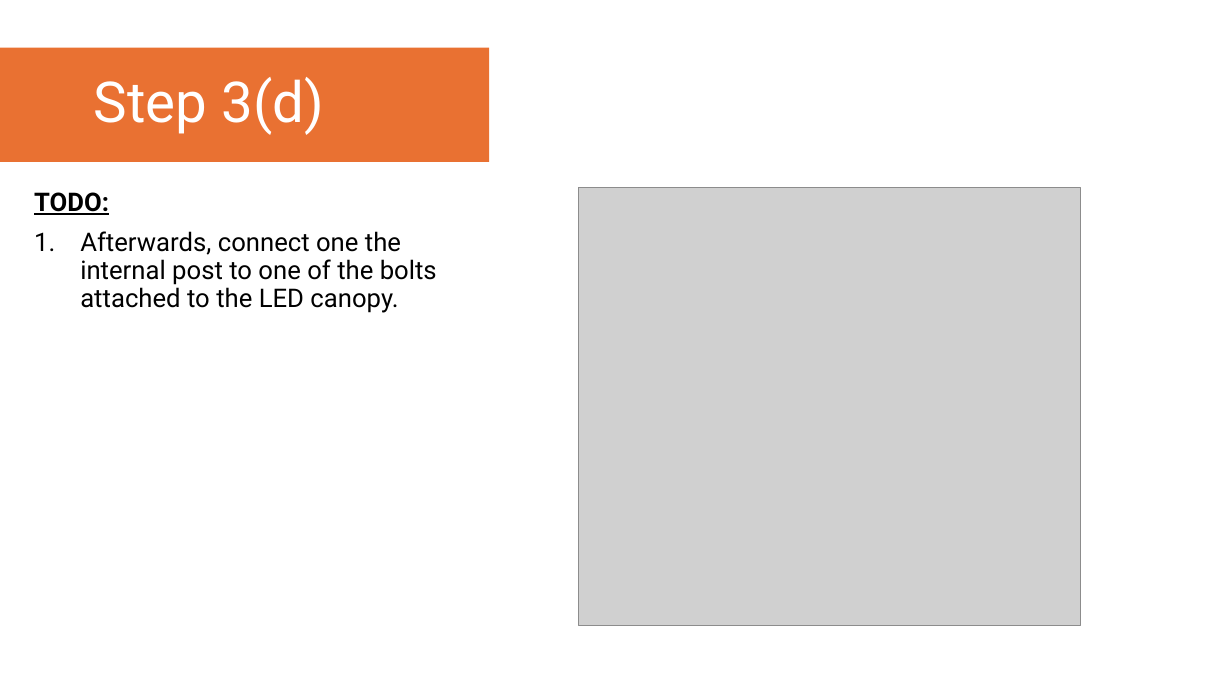
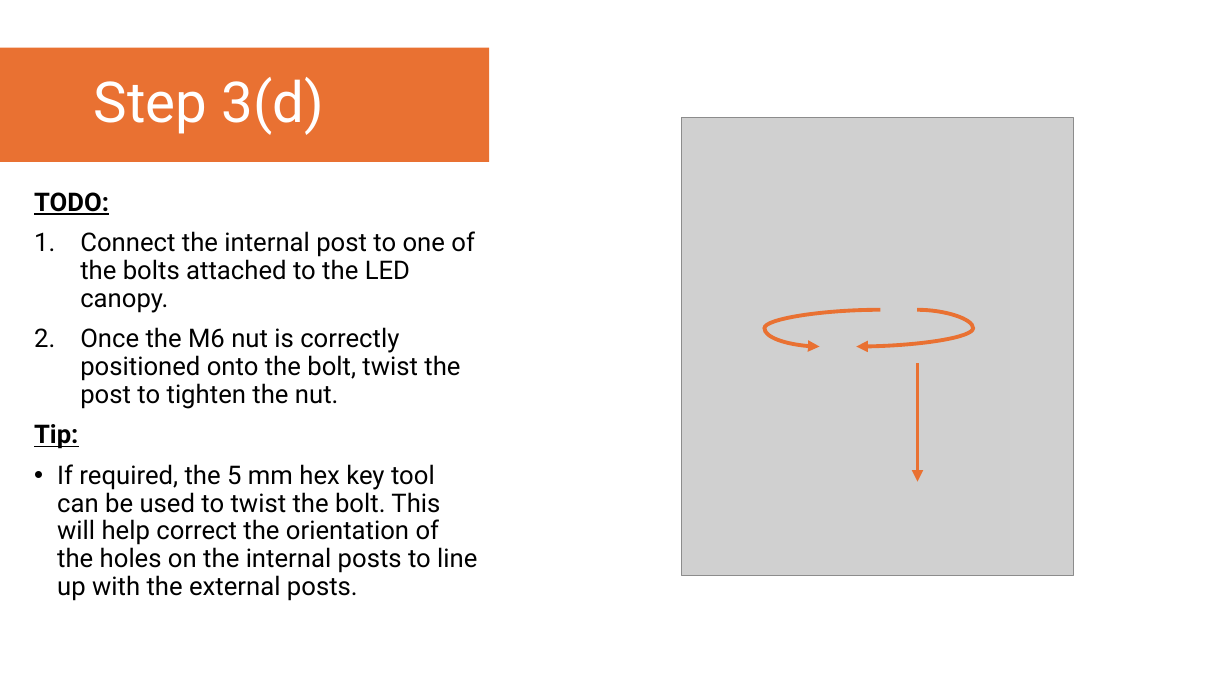
Before and after one commit to YoItsLewis/Open-Fourier-Ptychographic-Microscopy, a slide deck: slide 13 of Assembly Instructions/OpenFPM - Illuminator Assembly Instructions.pptx (slide 14 before the commit). Drawn at 1232x693 pixels with LibreOffice and Linux fonts; fonts in the diff are those of the drawing; grey boxes stand for pictures. Boxes give left, top, right and bottom in pixels: in the first picture for what was removed or moved away, otherwise in the second. Text is boxed around its words. In the diff, an @@ line names an element or a change of style, - is before the commit and + after.

```diff
--- a/Assembly Instructions/OpenFPM - Illuminator Assembly Instructions.pptx
+++ b/Assembly Instructions/OpenFPM - Illuminator Assembly Instructions.pptx
@@ picture: place and size @@
-picture at <box>579,188,1081,625</box>
+picture at <box>682,117,1074,576</box>
@@ text at <box>34,231,477,601</box>: text changed @@
-1. Afterwards, connect one the internal post to one of the bolts attached to the LED canopy.
+1. Connect the internal post to one of the bolts attached to the LED canopy.
+2. Once the M6 nut is correctly positioned onto the bolt, twist the post to tighten the nut.
+Tip:
+• If required, the 5 mm hex key tool can be used to twist the bolt. This will help correct the orientation of the holes on the internal posts to line up with the external posts.
@@ curved arrow added from (881, 310) to (820, 347), #E97132 3 pt @@
@@ curved arrow added from (917, 310) to (857, 347), #E97132 3 pt @@
@@ arrow added from (918, 363) to (918, 482), #E97132 3 pt @@
```
Also in this commit, not shown: 20 other slides changed, 3 slides removed, 31 other files.
